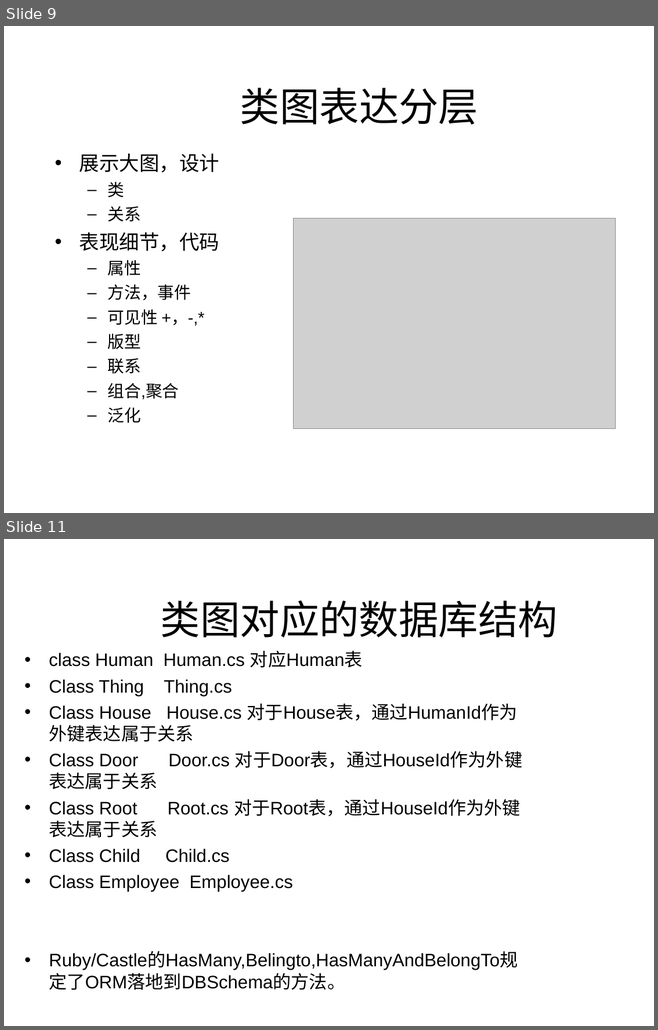
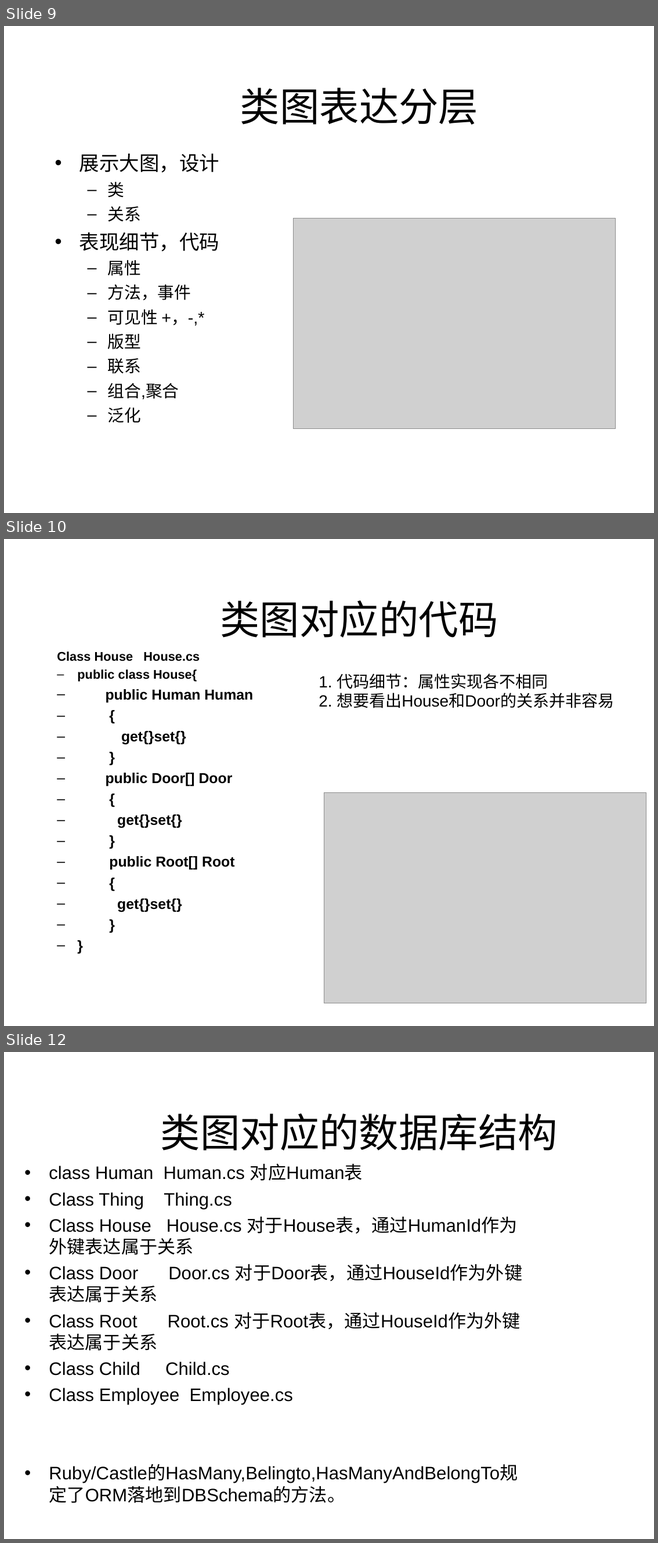
Before and after one commit to 1000copy/delpy, a slide deck: docs/1021project/UML理论和实践.ppt. Shown one above the other, each under a label of ours: slides 9 and 11 before the commit, slides 9, 10 and 12 after it; the slides between them are not shown. The pictures are 658x1030 and 658x1543 pixels, drawn with LibreOffice and Linux fonts; fonts in the diff are those of the drawing; grey boxes stand for pictures; background and template pictures are left out. Boxes give left, top, right and bottom in pixels: in the first picture for what was removed or moved away, otherwise in the second. Text is boxed around its words. In the diff, an @@ line names an element or a change of style, - is before the commit and + after.

```diff
--- a/docs/1021project/UML理论和实践.ppt
+++ b/docs/1021project/UML理论和实践.ppt
@@ slide 10 added at <box>4,539,654,1026</box>, background #FFFFFF @@
@@ text added at <box>220,600,498,638</box>, 44 pt, text #000000 @@
+类图对应的代码
@@ text added at <box>57,652,253,913</box>, 16 pt, text #000000, bold @@
+  Class House House.cs
+  – public class House{
+  – public Human Human
+  – {
+  – get{}set{}
+  – }
+  – public Door[] Door
+  – {
+  – get{}set{}
+  – }
+  – public Root[] Root
+  – {
+  – get{}set{}
+  – }
+  – }
@@ text added at <box>318,674,614,708</box>, 18 pt, text #000000 @@
+1. 代码细节：属性实现各不相同
+2. 想要看出House和Door的关系并非容易
@@ picture added at <box>324,793,646,1004</box> @@
@@ what was slide 11 is now slide 12 @@
```
Also in this commit, not shown: 5 slides changed, 6 other slides added, 2 slides removed.
